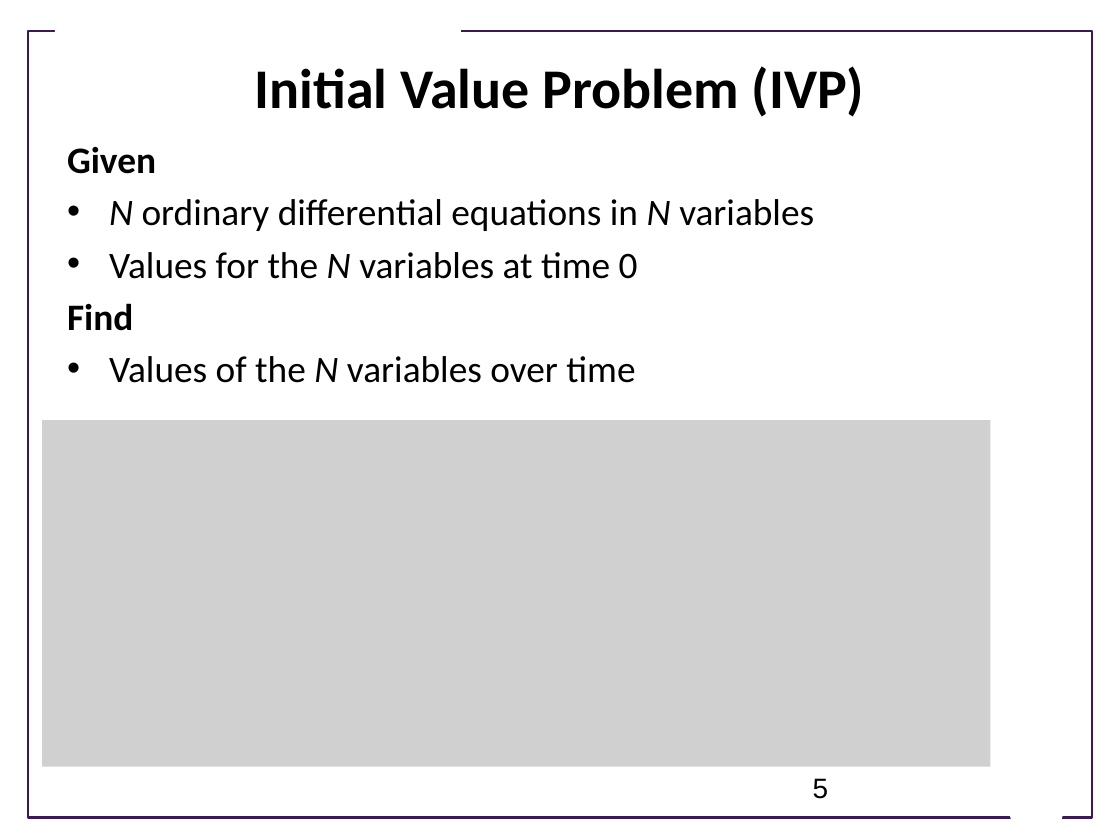
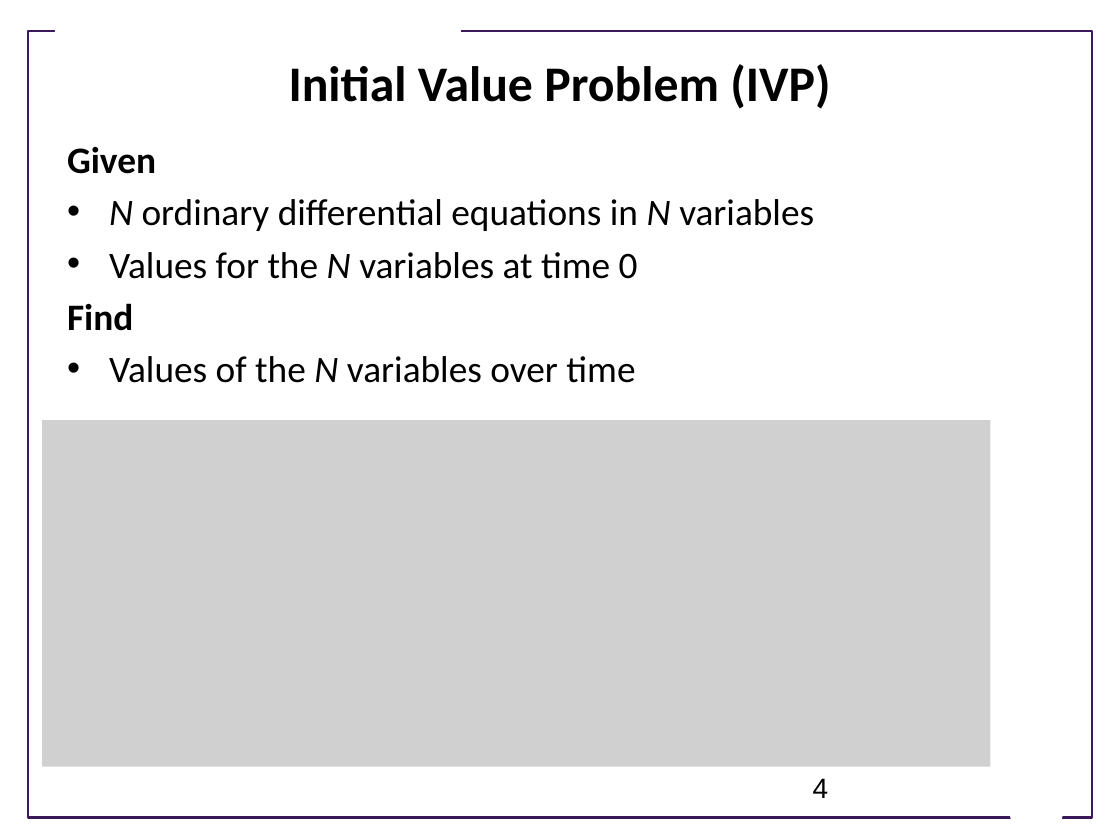
Before and after one commit to ModelEngineering/advancing-biomedical-models, a slide deck: slide 4 of Lectures/Week_2/CSE 599V Lecture 6 - Model Evaluation and System Responses.pptx (slide 5 before the commit). Drawn at 1120x840 pixels with LibreOffice and Linux fonts; fonts in the diff are those of the drawing; grey boxes stand for pictures; background and template pictures are left out. Boxes give left, top, right and bottom in pixels: in the first picture for what was removed or moved away, otherwise in the second. Text is boxed around its words. In the diff, an @@ line names an element or a change of style, - is before the commit and + after.

```diff
--- a/Lectures/Week_2/CSE 599V Lecture 6 - Model Evaluation and System Responses.pptx
+++ b/Lectures/Week_2/CSE 599V Lecture 6 - Model Evaluation and System Responses.pptx
@@ title "Initial Value Problem (IVP)" at bbox=[289, 64, 830, 109]: size 36 to 32 pt @@
@@ page number at bbox=[813, 778, 829, 798]: text changed @@
-5
+4
```
Also in this commit, not shown: 3 other slides changed, 25 slides added, 25 slides removed.
